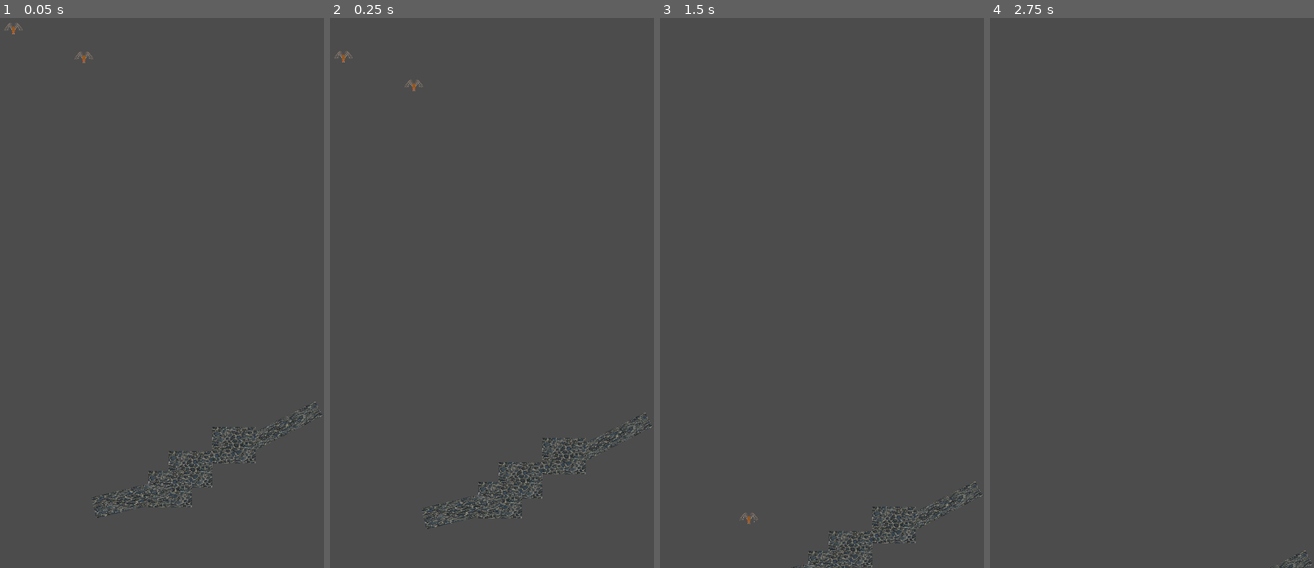
Above: before the commit, frames 1-4 (left to right).
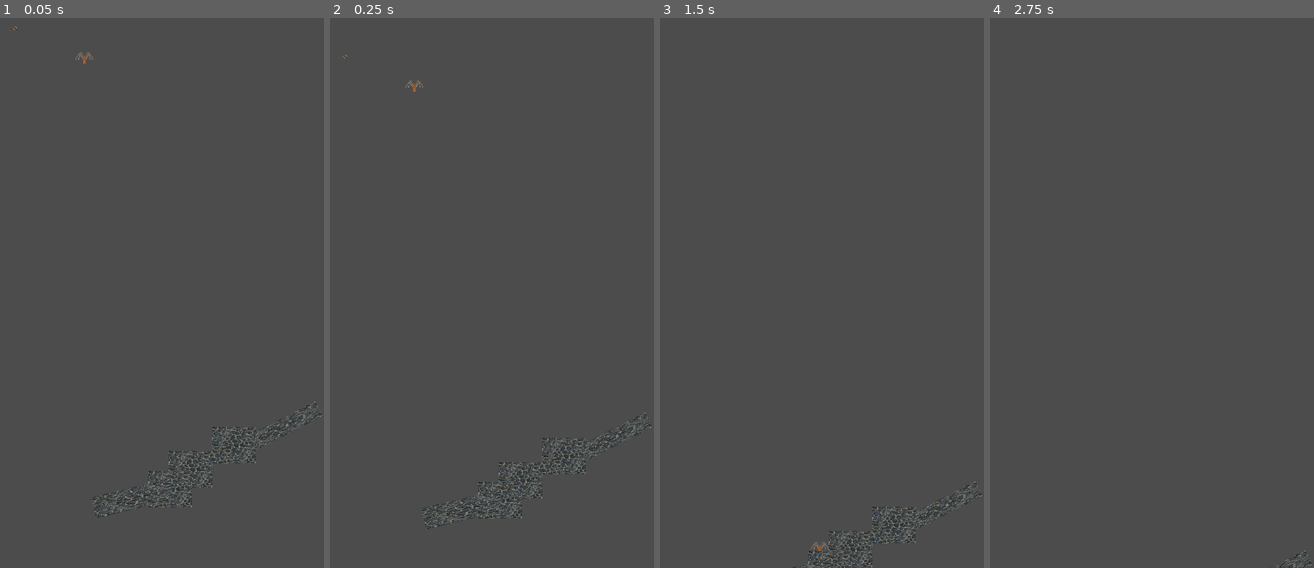
Above: after the commit, the same moments.

Repository: downhillGames/WebOfWar
Game: Godot game, scene res://MAin.tscn
Two runs of this game, one before a commit and one after it. Both use one fixed random seed, a clock stepped at 60 frames per second and the inputs below.
Inputs:
- Up to frame 1 (0.05 s): no input
- Up to frame 2 (0.25 s): no input
- Up to frame 3 (1.5 s): tap Enter (ui_accept) at 0.5, 0.77 s; hold D (2p_right) from 0.53 s (still down); tap Q (2p_accept) at 0.6 s; tap Shift (punch1) at 1.35 s
- Up to frame 4 (2.75 s): tap Enter (ui_accept) at 1.52 s; release D (2p_right) at 2.03 s; hold A (2p_left) from 2.03 s (still down); tap Q (2p_accept) at 2.1 s

The runs differ from the first frame. In frame 1, less than 0.1% of the frame differs, in the area x 1-29%, y 0-9%; in frame 2, less than 0.1%; in frame 3, less than 0.1%, in the area x 24-53%, y 89-97%; in frame 4, nothing differs.
Error in both runs: Invalid set index 'position' (on base: 'Nil') with value of type 'Vector2'. (res://test.gd:61)

Commit message:
Starting Anim!

Diff:
--- a/MAin.tscn
+++ b/MAin.tscn
@@ -1,13 +1,46 @@
-[gd_scene load_steps=7 format=2]
+[gd_scene load_steps=10 format=2]
 
 [ext_resource path="res://Spider.gd" type="Script" id=1]
 [ext_resource path="res://Web O War - spider vector 1.png" type="Texture" id=2]
 [ext_resource path="res://platform10.tscn" type="PackedScene" id=3]
 [ext_resource path="res://test.gd" type="Script" id=4]
 [ext_resource path="res://Spider2.gd" type="Script" id=5]
+[ext_resource path="res://webofwar_spider_attack_animation_placeholder.png" type="Texture" id=6]
 
 [sub_resource type="RectangleShape2D" id=1]
 extents = Vector2( 83, 43.5 )
+
+[sub_resource type="Animation" id=2]
+length = 0.001
+tracks/0/type = "value"
+tracks/0/path = NodePath("Sprite:frame")
+tracks/0/interp = 1
+tracks/0/loop_wrap = true
+tracks/0/imported = false
+tracks/0/enabled = true
+tracks/0/keys = {
+"times": PoolRealArray( 0 ),
+"transitions": PoolRealArray( 1 ),
+"update": 0,
+"values": [ 1 ]
+}
+
+[sub_resource type="Animation" id=3]
+resource_name = "Slash"
+length = 0.6
+step = 0.09
+tracks/0/type = "value"
+tracks/0/path = NodePath("Sprite:frame")
+tracks/0/interp = 1
+tracks/0/loop_wrap = true
+tracks/0/imported = false
+tracks/0/enabled = true
+tracks/0/keys = {
+"times": PoolRealArray( 0, 0.09, 0.18, 0.27, 0.36, 0.45, 0.54 ),
+"transitions": PoolRealArray( 1, 1, 1, 1, 1, 1, 1 ),
+"update": 1,
+"values": [ 0, 1, 2, 3, 2, 1, 0 ]
+}
 
 [node name="Main" type="Node2D"]
 position = Vector2( 47, 55 )
@@ -23,9 +56,15 @@
 shape = SubResource( 1 )
 
 [node name="Sprite" type="Sprite" parent="KinematicBody2D"]
-position = Vector2( 520, 216 )
+position = Vector2( 12, 12 )
 scale = Vector2( 0.109062, 0.143089 )
-texture = ExtResource( 2 )
+texture = ExtResource( 6 )
+hframes = 4
+frame = 1
+
+[node name="AnimationPlayer" type="AnimationPlayer" parent="KinematicBody2D"]
+anims/RESET = SubResource( 2 )
+anims/Slash = SubResource( 3 )
 
 [node name="Trash" type="KinematicBody2D" parent="."]
 position = Vector2( 114, 35 )
@@ -37,7 +76,7 @@
 shape = SubResource( 1 )
 
 [node name="Sprite" type="Sprite" parent="Trash"]
-position = Vector2( -500, -208 )
+position = Vector2( 16, 4 )
 scale = Vector2( 0.109062, 0.143089 )
 texture = ExtResource( 2 )
 
--- a/test.gd
+++ b/test.gd
@@ -11,7 +11,7 @@
 var newplatform10 = preload("res://platform10.tscn")
 
 var speed = 100
-var height = 0
+var height = 500
 
 
 
